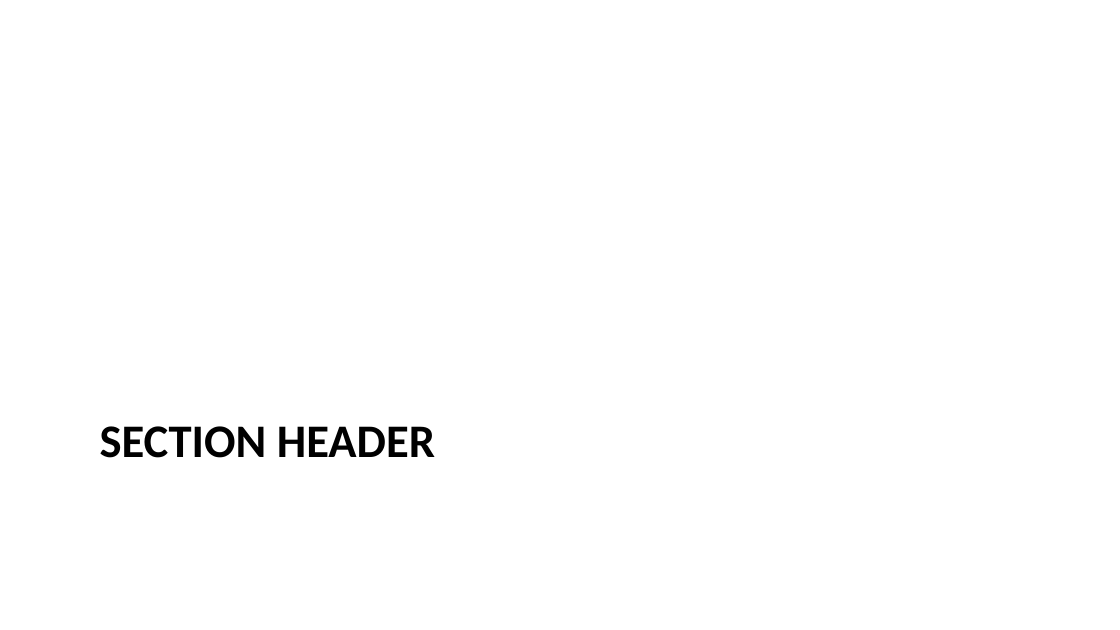
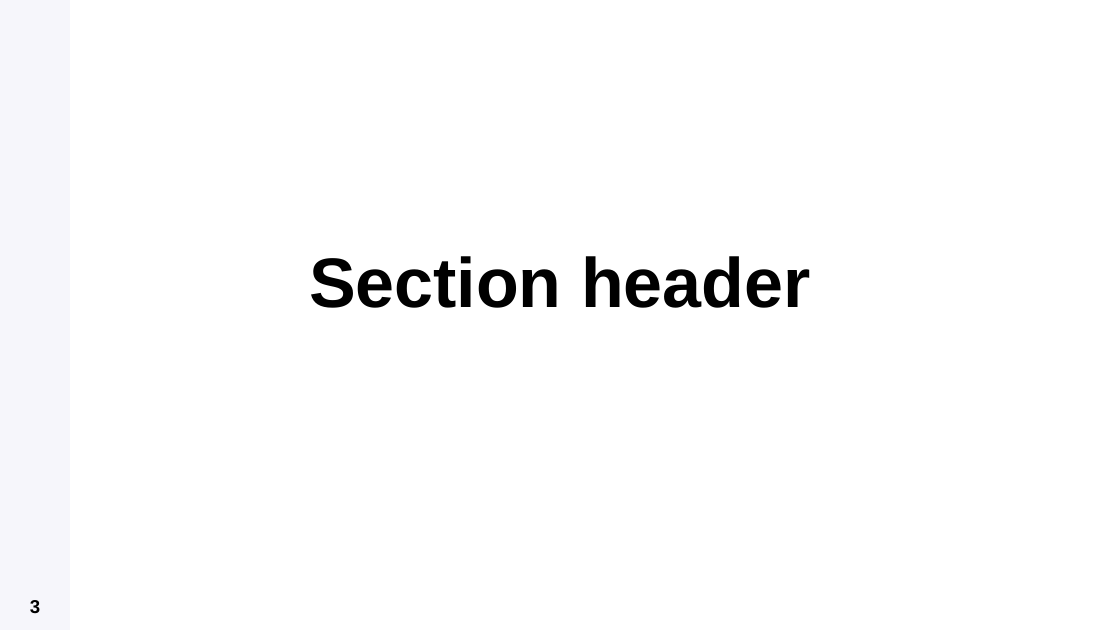
Before and after one commit to SPoint42/spoint42.github.io, a slide deck: slide 3 of pptx/template.pptx. Drawn at 1120x630 pixels with LibreOffice and Linux fonts; fonts in the diff are those of the drawing; background and template pictures are left out. Boxes give left, top, right and bottom in pixels: in the first picture for what was removed or moved away, otherwise in the second. Text is boxed around its words. In the diff, an @@ line names an element or a change of style, - is before the commit and + after.

```diff
--- a/pptx/template.pptx
+++ b/pptx/template.pptx
@@ background #FFFFFF to #F6F6FB @@
@@ rectangle added at (x1=69, y1=0, x2=1120, y2=630), fill #FFFFFF @@
@@ title "Section header" at (x1=309, y1=256, x2=810, y2=308): vertical alignment top to bottom @@
@@ title at (x1=309, y1=256, x2=810, y2=308): text changed; size 30 to 45 pt; font Calibri to Arial @@
-SECTION HEADER
+Section header
@@ page number added at (x1=30, y1=600, x2=40, y2=614), 12 pt, text #000000, bold @@
+3
```
Also in this commit, not shown: 15 other files.
